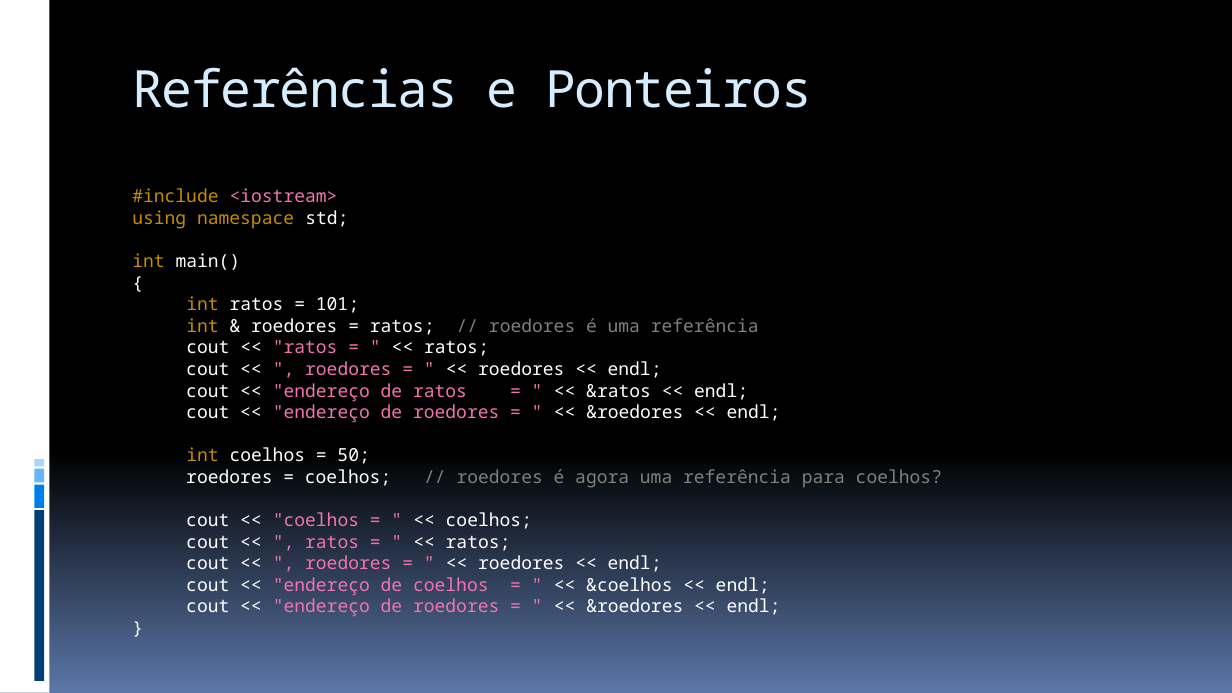
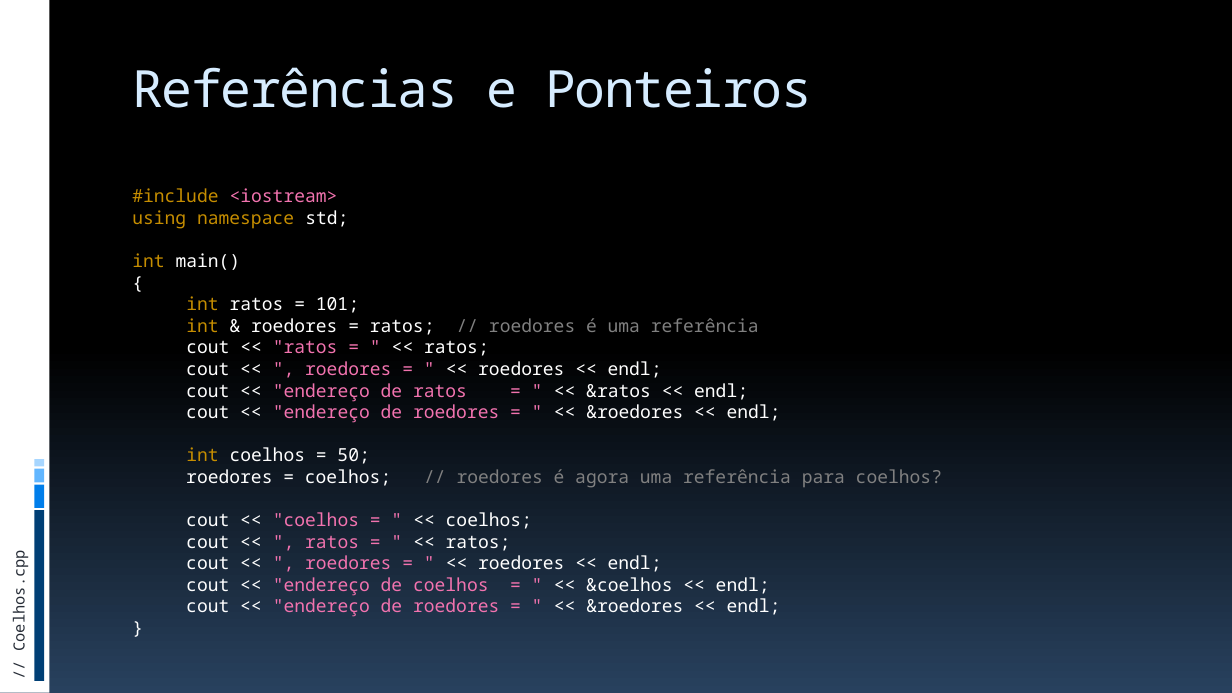
Before and after one commit to JudsonSS/ProgComp, a slide deck: slide 22 of Slides/28. Armazenamento e Referências.pptx. Drawn at 1232x693 pixels with LibreOffice and Linux fonts; fonts in the diff are those of the drawing. Boxes give left, top, right and bottom in pixels: in the first picture for what was removed or moved away, otherwise in the second. Text is boxed around its words. In the diff, an @@ line names an element or a change of style, - is before the commit and + after.

```diff
--- a/Slides/28. Armazenamento e Referências.pptx
+++ b/Slides/28. Armazenamento e Referências.pptx
@@ background gradient #000000 to #5B77A8 to gradient #000000 to #28415E @@
@@ text added at [8,560,29,649], 12 pt, text #272D38 @@
+// Coelhos.cpp
```
Also in this commit, not shown: 34 other slides changed, 5 other files.
